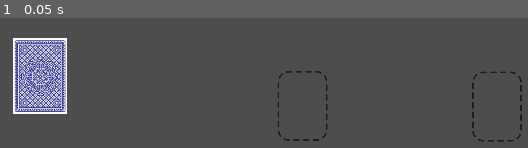
Above: before the commit, frame 1.
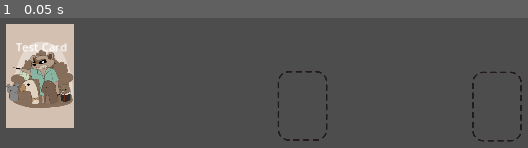
Above: after the commit, the same moment.

Repository: Doorkneel/jester-game
Game: Godot game, scene res://scenes/game.tscn
Same seed, same stepped clock (60 frames per second), same inputs: the game is played once before the commit and once after it.
Inputs:
- Up to frame 1 (0.05 s): no input

The runs differ from the first frame. In frame 1, 10% of the frame differs, in the area x 1-15%, y 4-85%.

Commit message:
Load card data from json
Load and set card art

Load and set card name

Diff:
--- a/cards/test_card.json
+++ b/cards/test_card.json
@@ -1,5 +1,12 @@
 {
 	"id" : "test_card",
 	"name" : "Test Card",
-	"rules_text" : "Lorem ipsum sit dolor"
+	"rules_text" : "Lorem ipsum sit dolor",
+	"effects" : [
+		{
+			"comedy" : 10,
+			"commonerFavour" : 20,
+			"courtFavour" : -10
+		}
+	]
 }
--- a/scenes/card.gd
+++ b/scenes/card.gd
@@ -1,8 +1,14 @@
 class_name Card
 extends Area2D
 
+@onready var sprite: Sprite2D = $Art as Sprite2D
+@onready var name_label: Label = $Name as Label
+
 signal card_dragged(this: Card)
 signal card_released(this: Card)
+
+var card_data_loc = "res://cards/"
+var card_art_loc = "res://assets/"
 
 var card_id = "test_card"
 var card_data
@@ -11,18 +17,22 @@
 var is_selected = false
 
 func _ready():
-	load_card_data()
+	load_card()
 
 func _process(delta):
 	if is_selected:
 		position = get_global_mouse_position()
 
-func load_card_data():
-	var file_name = "res://cards/" + card_id + ".json"
+func load_card():
+	var file_name = card_data_loc + card_id + ".json"
 	var file = FileAccess.open(file_name, FileAccess.READ)
 	var json_object = JSON.new()
 	var parse_err = json_object.parse(file.get_as_text())
+
 	card_data = json_object.get_data()
+
+	sprite.texture = load(card_art_loc + card_id + ".png")
+	name_label.text = card_data["name"]
 
 func _on_mouse_entered():
 	is_hovering = true
--- a/scenes/card.tscn
+++ b/scenes/card.tscn
@@ -9,7 +9,7 @@
 [node name="Card" type="Area2D"]
 script = ExtResource("1_ylb3u")
 
-[node name="Sprite2D" type="Sprite2D" parent="."]
+[node name="Art" type="Sprite2D" parent="."]
 position = Vector2(-7.62939e-06, -1.52588e-05)
 scale = Vector2(0.433333, 0.433333)
 texture = ExtResource("2_dpha7")
@@ -17,6 +17,14 @@
 [node name="CollisionShape2D" type="CollisionShape2D" parent="."]
 shape = SubResource("RectangleShape2D_h7kx2")
 
+[node name="Name" type="Label" parent="."]
+offset_left = -35.0
+offset_top = -53.0
+offset_right = 9.0
+offset_bottom = -27.0
+text = "Temp
+"
+
 [connection signal="area_entered" from="." to="." method="_on_area_entered"]
 [connection signal="mouse_entered" from="." to="." method="_on_mouse_entered"]
 [connection signal="mouse_exited" from="." to="." method="_on_mouse_exited"]
Binary file added: assets/test_card.png
Not shown, added: assets/test_card.png.import
